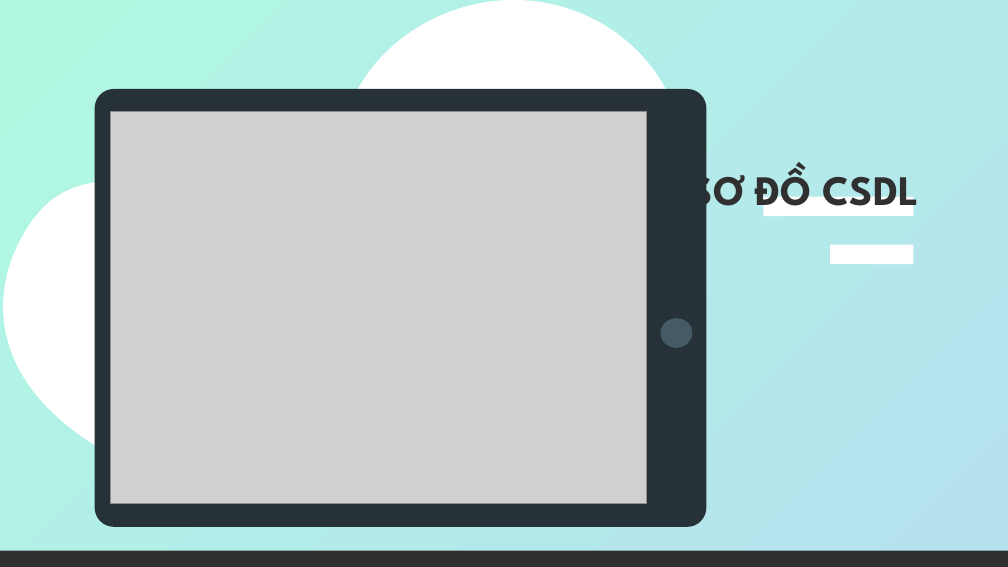
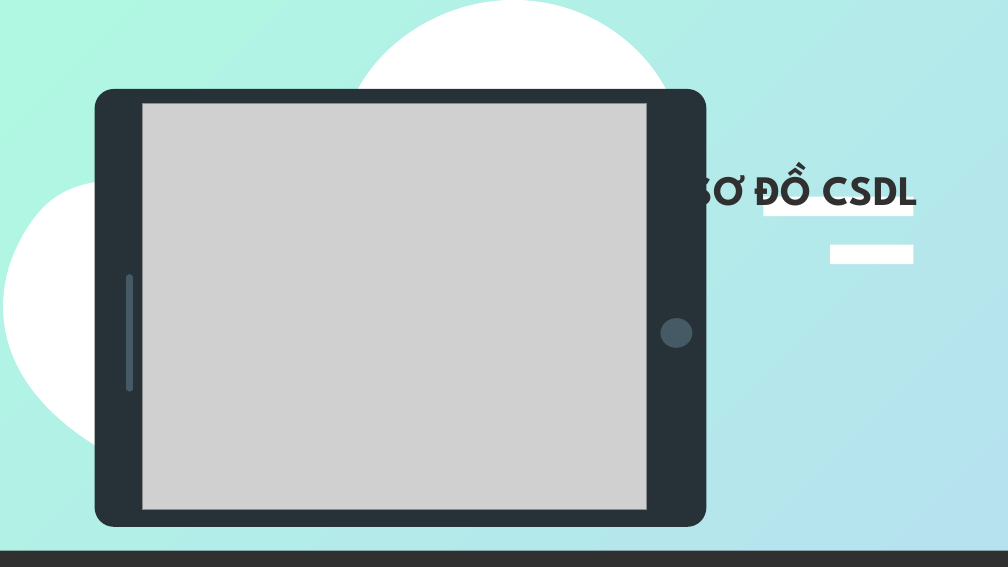
Before and after one commit to YiSuS68/Project_Shop, a slide deck: slide 9 of file/PP32 - Shop.pptx. Drawn at 1008x567 pixels with LibreOffice and Linux fonts; fonts in the diff are those of the drawing; grey boxes stand for pictures. Boxes give left, top, right and bottom in pixels: in the first picture for what was removed or moved away, otherwise in the second. Text is boxed around its words. In the diff, an @@ line names an element or a change of style, - is before the commit and + after.

```diff
--- a/file/PP32 - Shop.pptx
+++ b/file/PP32 - Shop.pptx
@@ picture: place and size @@
-picture at (111, 112, 647, 504)
+picture at (143, 103, 647, 510)
@@ freeform shape added at (126, 274, 133, 391), fill #455A64 @@
```
